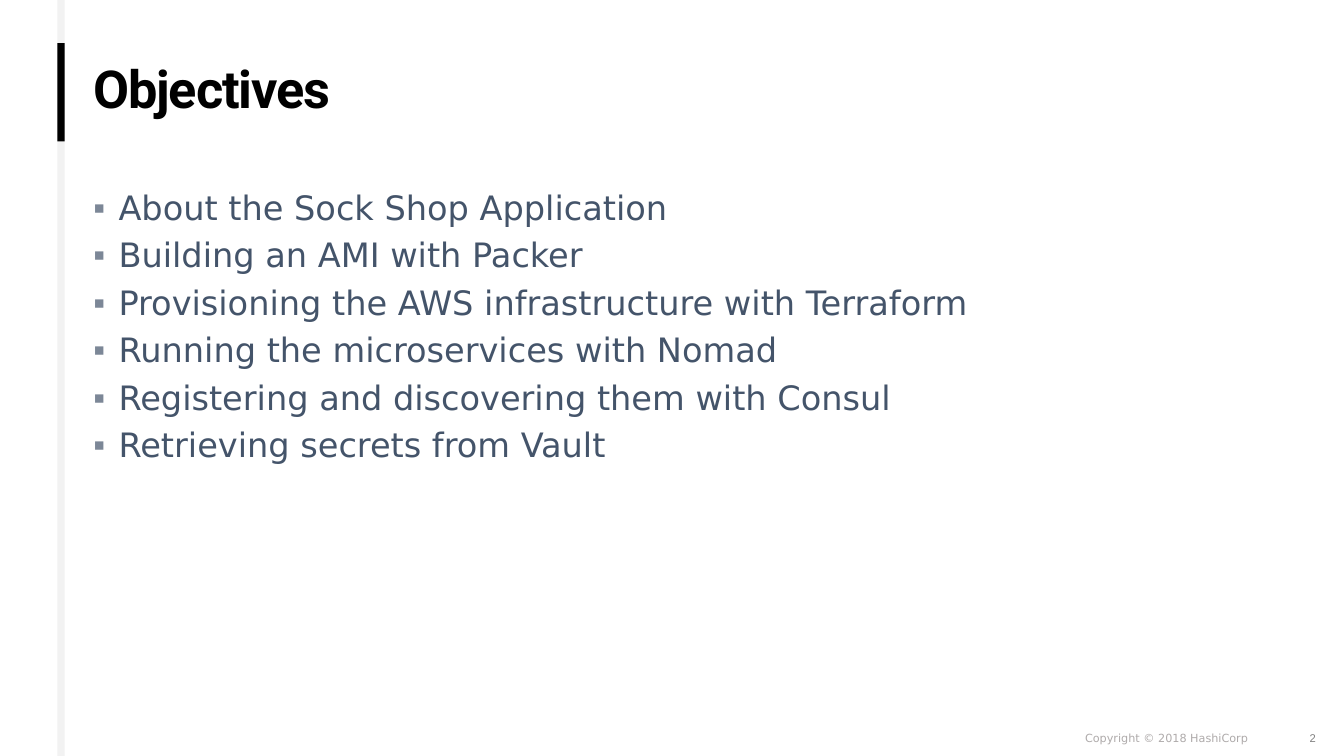
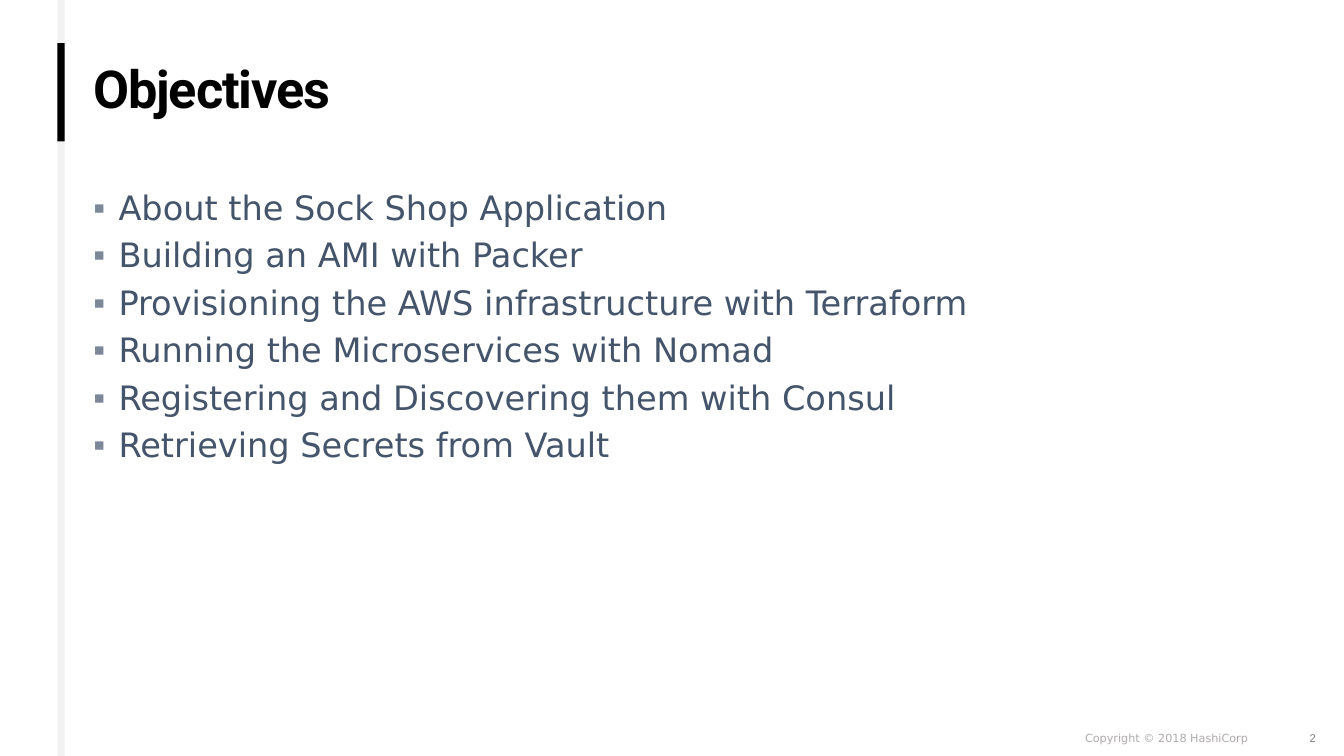
Before and after one commit to dionis1030/nomad-consul-microservices-demo, a slide deck: slide 2 of slides/HashiCorpMicroservicesDemo.pptx. Drawn at 1344x756 pixels with LibreOffice and Linux fonts; fonts in the diff are those of the drawing; background and template pictures are left out. Boxes give left, top, right and bottom in pixels: in the first picture for what was removed or moved away, otherwise in the second. Text is boxed around its words. In the diff, an @@ line names an element or a change of style, - is before the commit and + after.

Commit message:
updated slides

```diff
--- a/slides/HashiCorpMicroservicesDemo.pptx
+++ b/slides/HashiCorpMicroservicesDemo.pptx
@@ text at <box>119,336,895,464</box>: text changed @@
-▪ Running the microservices with Nomad
-▪ Registering and discovering them with Consul
-▪ Retrieving secrets from Vault
+▪ Running the Microservices with Nomad
+▪ Registering and Discovering them with Consul
+▪ Retrieving Secrets from Vault
```
Also in this commit, not shown: 2 other slides changed, 1 slide added.
